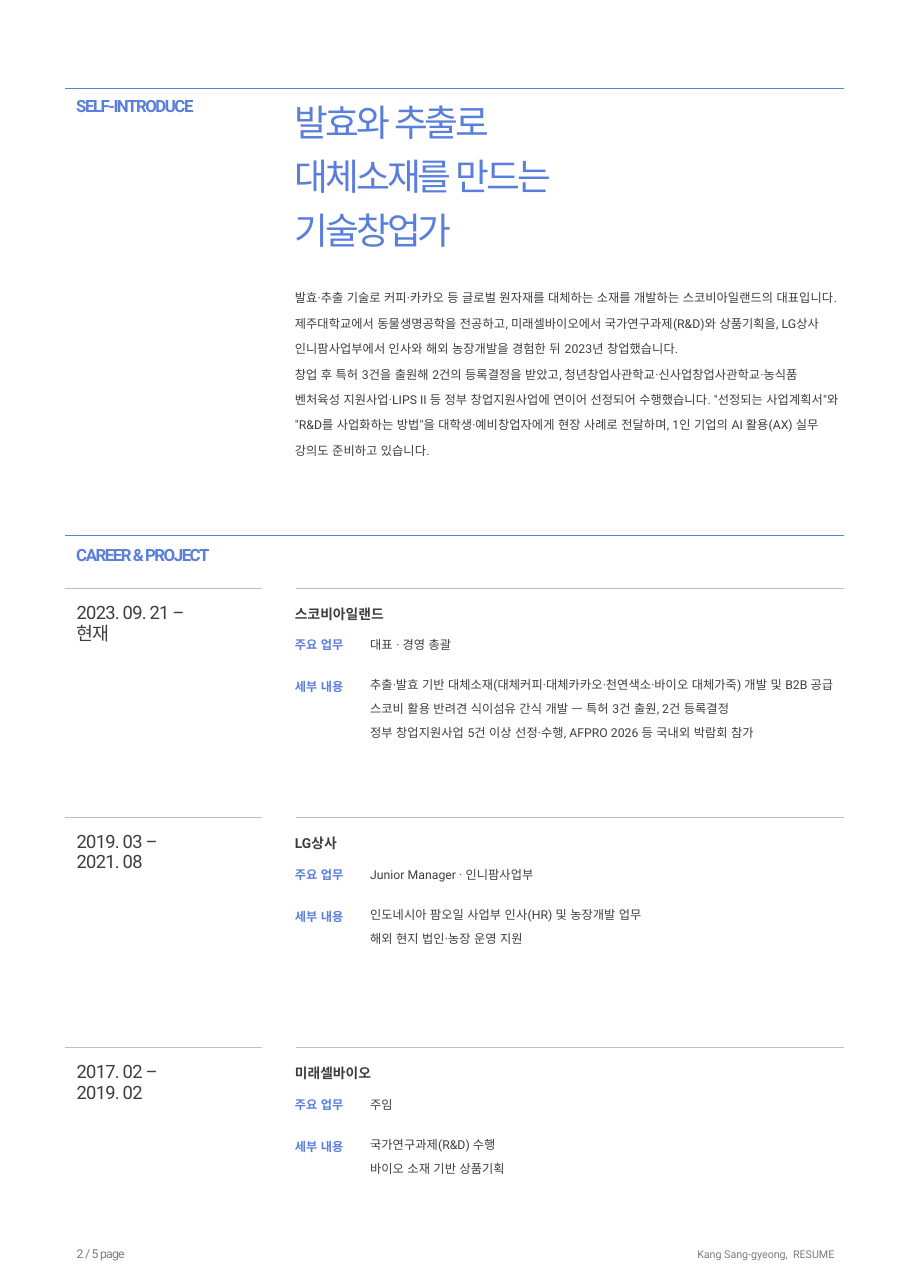
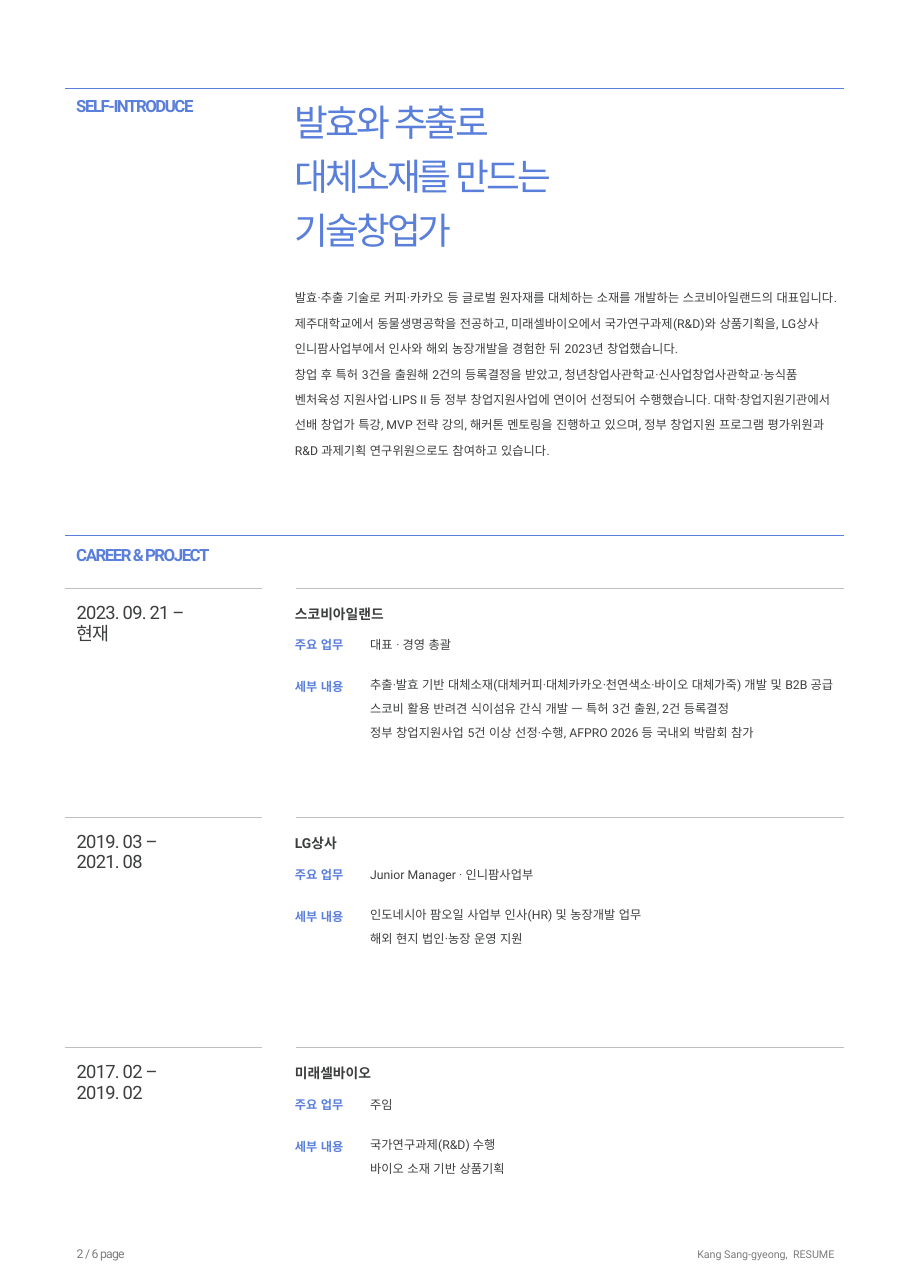
Before and after one commit to Noah7601/-, a slide deck: slide 2 of resume/강상경_강사이력서_보완본.pptx. Drawn at 911x1288 pixels with LibreOffice and Linux fonts; fonts in the diff are those of the drawing. Boxes give left, top, right and bottom in pixels: in the first picture for what was removed or moved away, otherwise in the second. Text is boxed around its words. In the diff, an @@ line names an element or a change of style, - is before the commit and + after.

```diff
--- a/resume/강상경_강사이력서_보완본.pptx
+++ b/resume/강상경_강사이력서_보완본.pptx
@@ text at (x1=295, y1=369, x2=830, y2=456): text changed @@
-창업 후 특허 3건을 출원해 2건의 등록결정을 받았고, 청년창업사관학교·신사업창업사관학교·농식품 벤처육성 지원사업·LIPS II 등 정부 창업지원사업에 연이어 선정되어 수행했습니다. "선정되는 사업계획서"와 "R&D를 사업화하는 방법"을 대학생·예비창업자에게 현장 사례로 전달하며, 1인 기업의 AI 활용(AX) 실무 강의도 준비하고 있습니다.
+창업 후 특허 3건을 출원해 2건의 등록결정을 받았고, 청년창업사관학교·신사업창업사관학교·농식품 벤처육성 지원사업·LIPS II 등 정부 창업지원사업에 연이어 선정되어 수행했습니다. 대학·창업지원기관에서 선배 창업가 특강, MVP 전략 강의, 해커톤 멘토링을 진행하고 있으며, 정부 창업지원 프로그램 평가위원과 R&D 과제기획 연구위원으로도 참여하고 있습니다.
```
Also in this commit, not shown: 4 other slides changed, 1 slide added, 5 other files.
